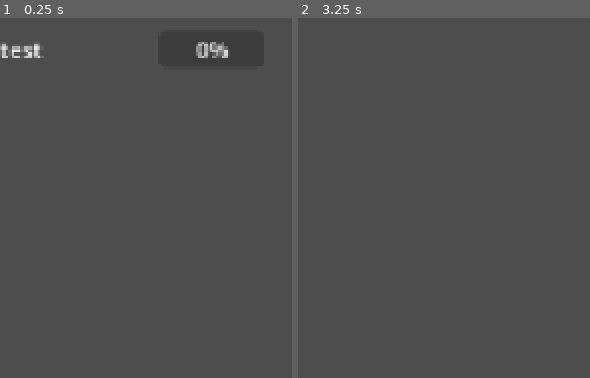
Above: before the commit, frames 1-2 (left to right).
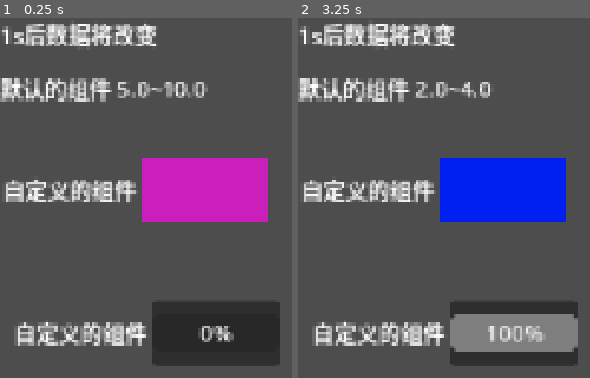
Above: after the commit, the same moments.

Repository: seven-it-work/godot-compoent
Game: Godot game, scene res://成长属性/test.tscn
Two runs of this game, one before a commit and one after it. Both use one fixed random seed, a clock stepped at 60 frames per second and the inputs below.
Inputs (mouse positions are in pixels of both pictures, inside the frame that each line leads up to):
- Up to frame 1 (0.25 s): no input
- Up to frame 2 (3.25 s): tap Enter at 0.5, 2 s; move the mouse to (outside the picture) at 0.52 s; tap Space at 1.25, 2.75 s; move the mouse to (outside the picture) at 1.27 s; move the mouse to (outside the picture) at 2.02 s; move the mouse to (outside the picture) at 2.77 s

The runs differ from the first frame. In frame 1, 25% of the frame differs, in the area x 0-96%, y 1-97%; in frame 2, 25%.
Error before the commit: Invalid access to property or key 'value' on a base object of type 'RefCounted (RandomGrowth)'. (res://成长属性/test.gd:29)

Commit message:
feat(成长属性): 实现自定义成长属性组件并重构基础组件
重构成长属性组件基类，添加自定义控件支持
新增自定义成长属性组件抽象类，允许扩展显示逻辑
更新测试场景展示多种自定义组件实现方式
重命名信号和方法使用英文命名规范

Diff:
--- a/godot-compoent/成长属性/test.gd
+++ b/godot-compoent/成长属性/test.gd
@@ -1,4 +1,6 @@
 extends Control
+
+var random_growth
 
 func _ready() -> void:
 	var base=BaseValue.GrowthValue.new({
@@ -7,7 +9,7 @@
 		"min_growth":1.0,
 		"max_growth":1.0,
 	})
-	base.属性变化.connect(func(key,value):
+	base.property_changed.connect(func(key,value):
 		print(key,value)
 		if key=="min_growth":
 			base.set_min_growth(1)
@@ -19,20 +21,24 @@
 
 	# 对randomValue进行测试
 	# 1. 测试RandomGrowth类的基本功能
-	var random_growth = BaseValue.RandomGrowth.new({
+	random_growth = BaseValue.RandomGrowth.new({
 		"growth_factor": 1.0,
 		"min_growth": 1.0,
 		"max_growth": 1.0,
 		"min_value": 5.0,
 		"max_value": 10.0
 	})
-	print(random_growth.value)
+	print(random_growth.get_value())
 
-	$"成长属性组件".growth=random_growth
+	$"成长属性组件".set_growth_property(random_growth)
+	$"自定义成长属性组件".set_growth_property(random_growth)
+	$"自定义成长属性组件2".set_growth_property(random_growth)
 
 
 func _on_timer_timeout() -> void:
-	print("开始清理")
+	print("开始改变数据")
 	#_test_temp.clear()
-	$"成长属性组件".queue_free()
+	#$"成长属性组件".queue_free()
+	random_growth.set_min_value(2)
+	random_growth.set_max_value(4)
 	pass # Replace with function body.
--- a/godot-compoent/成长属性/test.tscn
+++ b/godot-compoent/成长属性/test.tscn
@@ -1,7 +1,32 @@
-[gd_scene load_steps=3 format=3 uid="uid://ddx1410njo6s7"]
+[gd_scene load_steps=6 format=3 uid="uid://ddx1410njo6s7"]
 
 [ext_resource type="Script" uid="uid://j13y77r1dtf2" path="res://成长属性/test.gd" id="1_uncyp"]
 [ext_resource type="PackedScene" uid="uid://demwadgunawnc" path="res://成长属性/成长属性组件.tscn" id="2_hdpux"]
+[ext_resource type="PackedScene" uid="uid://sj4q24fgnwv6" path="res://成长属性/自定义成长属性组件.tscn" id="3_a8nk3"]
+
+[sub_resource type="GDScript" id="GDScript_a8nk3"]
+script/source = "extends CustomGrowthAttributeComponent.CustomGrowthComponent
+
+func render(growth:BaseValue.RandomGrowth):
+	if !growth:
+		return
+	if growth.get_value()<5:
+		self.color=Color(\"#001FF1\")
+	else:
+		self.color=Color(\"#CA1FBA\")
+	print(\"渲染\")
+	pass
+"
+
+[sub_resource type="GDScript" id="GDScript_4ijem"]
+script/source = "extends CustomGrowthAttributeComponent.CustomGrowthComponent
+
+func render(growth:BaseValue.RandomGrowth):
+	if growth:
+		var node=get_node(\"ProgressBar\") as ProgressBar
+		node.min_value=growth.get_min_value()
+		node.max_value=growth.get_max_value()
+"
 
 [node name="Test" type="Control"]
 layout_mode = 3
@@ -12,8 +37,49 @@
 grow_vertical = 2
 script = ExtResource("1_uncyp")
 
+[node name="Label" type="Label" parent="."]
+layout_mode = 0
+offset_right = 40.0
+offset_bottom = 23.0
+text = "1s后数据将改变"
+
 [node name="成长属性组件" parent="." instance=ExtResource("2_hdpux")]
 layout_mode = 0
+offset_top = 28.0
+offset_bottom = 74.0
+label = "默认的组件"
+
+[node name="自定义成长属性组件" parent="." node_paths=PackedStringArray("custom_value_control") instance=ExtResource("3_a8nk3")]
+layout_mode = 0
+offset_left = 2.0
+offset_top = 101.0
+offset_right = 193.0
+offset_bottom = 147.0
+custom_value_control = NodePath("ColorRect")
+label = "自定义的组件"
+
+[node name="ColorRect" type="ColorRect" parent="自定义成长属性组件"]
+layout_mode = 2
+size_flags_horizontal = 3
+script = SubResource("GDScript_a8nk3")
+
+[node name="自定义成长属性组件2" parent="." node_paths=PackedStringArray("custom_value_control") instance=ExtResource("3_a8nk3")]
+layout_mode = 0
+offset_left = 10.0
+offset_top = 204.0
+offset_right = 201.0
+offset_bottom = 250.0
+custom_value_control = NodePath("Control")
+label = "自定义的组件"
+
+[node name="Control" type="PanelContainer" parent="自定义成长属性组件2"]
+layout_mode = 2
+size_flags_horizontal = 3
+script = SubResource("GDScript_4ijem")
+
+[node name="ProgressBar" type="ProgressBar" parent="自定义成长属性组件2/Control"]
+layout_mode = 2
+size_flags_vertical = 4
 
 [node name="Timer" type="Timer" parent="."]
 wait_time = 3.0
--- a/godot-compoent/成长属性/基础成长.gd
+++ b/godot-compoent/成长属性/基础成长.gd
@@ -11,44 +11,50 @@
 	var _value: float: get = get_value, set = set_value
 
 	#region 通用方法-属性变化通知
-	signal 属性变化(key:String,new_value)
-	var _属性变化:bool=false
-	func _属性变化通知(key:String,new_value):
-		if _属性变化:
-			print("通知中")
+	## 属性变化信号
+	signal property_changed(key:String, new_value)
+	## 防止信号循环的标志
+	var _is_notifying:bool=false
+
+	## 发送属性变化通知
+	func notify_property_changed(key:String, new_value):
+		if _is_notifying:
 			return
 		else:
-			_属性变化=true
-			print("属性变化通知")
-			属性变化.emit(key,new_value)
-			print("属性变化通知 完成")
-			_属性变化=false
+			_is_notifying = true
+			property_changed.emit(key, new_value)
+			_is_notifying = false
 	#endregion
 
 	#region get/set方法
+	## 获取最小成长值
 	func get_min_growth() -> float:
 		return _min_growth
+	## 设置最小成长值
 	func set_min_growth(value: float):
 		_min_growth = value
-		_属性变化通知("min_growth",value)
-	## 每次成长的最大范围值
+		notify_property_changed("min_growth", value)
+	## 获取最大成长值
 	func get_max_growth() -> float:
 		return _max_growth
+	## 设置最大成长值
 	func set_max_growth(value: float):
 		_max_growth = value
-		_属性变化通知("max_growth",value)
-	## 成长因子
+		notify_property_changed("max_growth", value)
+	## 获取成长因子
 	func get_growth_factor() -> float:
 		return _growth_factor
+	## 设置成长因子
 	func set_growth_factor(value: float):
 		_growth_factor = value
-		_属性变化通知("growth_factor",value)
-	## 当前属性值
+		notify_property_changed("growth_factor", value)
+	## 获取当前属性值
 	func get_value() -> float:
 		return _value
+	## 设置当前属性值
 	func set_value(value: float):
 		_value = value
-		_属性变化通知("value",value)
+		notify_property_changed("value", value)
 	#endregion get/set方法
 
 	## 成长方法 - 向_value添加_min_growth到_max_growth之间的随机值
@@ -123,7 +129,7 @@
 	## 设置范围/随机最小值
 	func set_min_value(value: float):
 		_min_value = value
-		_属性变化通知("min_value", value)
+		notify_property_changed("min_value", value)
 
 	## 获取范围/随机最大值
 	func get_max_value() -> float:
@@ -131,7 +137,7 @@
 	## 设置范围/随机最大值
 	func set_max_value(value: float):
 		_max_value = value
-		_属性变化通知("max_value", value)
+		notify_property_changed("max_value", value)
 
 	## 获取是否同时成长value属性
 	func get_should_grow_value() -> bool:
@@ -139,7 +145,7 @@
 	## 设置是否同时成长value属性
 	func set_should_grow_value(value: bool):
 		_should_grow_value = value
-		_属性变化通知("should_grow_value", value)
+		notify_property_changed("should_grow_value", value)
 
 	## 获取是否只成长max_value属性
 	func get_should_only_grow_max_value() -> bool:
@@ -147,7 +153,7 @@
 	## 设置是否只成长max_value属性
 	func set_should_only_grow_max_value(value: bool):
 		_should_only_grow_max_value = value
-		_属性变化通知("should_only_grow_max_value", value)
+		notify_property_changed("should_only_grow_max_value", value)
 	#endregion
 
 	## 初始化方法
--- a/godot-compoent/成长属性/成长属性组件.gd
+++ b/godot-compoent/成长属性/成长属性组件.gd
@@ -1,27 +1,57 @@
 extends HBoxContainer
+class_name GrowthAttributeComponent
 
-@export var label:String
-var growth:BaseValue.GrowthValue=null:
-	set(new_v):
-		growth=new_v
-		if is_node_ready():
-			_渲染growth()
-		pass
+## 显示的标签文本
+@export var label:String: get=get_label, set=set_label
+## 成长属性对象
+var _growth_property:BaseValue.GrowthValue: get= get_growth_property, set = set_growth_property
 
-var _all_value:Array[Control]=[]
+#region get/set 方法
+## 获取标签文本
+func get_label()->String:
+	return label
+## 设置标签文本
+func set_label(new_value:String):
+	label=new_value
+	if is_node_ready():
+		$Label.text=label
+## 获取成长属性对象
+func get_growth_property()->BaseValue.GrowthValue:
+	return _growth_property
+## 设置成长属性对象
+func set_growth_property(new_value:BaseValue.GrowthValue):
+	_growth_property=new_value
+	if _growth_property:
+		_growth_property.property_changed.connect(func (_k,_v):
+			render_growth_property()
+		)
+	if is_node_ready():
+		render_growth_property()
+#endregion
 
+## 所有可显示的控件数组
+var _display_controls:Array[Control]=[]
+
+## 节点就绪时的初始化
 func _ready() -> void:
-	_all_value=[$ValueStr, $ProgressBar]
+	_display_controls=[$ValueStr, $ProgressBar]
+	$Label.text=label
 
-func _渲染growth():
-	for i in _all_value:
-		i.hide()
+## 渲染成长属性的显示内容
+func render_growth_property():
+	# 隐藏所有控件
+	for control in _display_controls:
+		control.hide()
+
+	var growth=get_growth_property()
 	if growth is BaseValue.RandomGrowth:
+		# 如果是随机值类型，显示范围文本
 		$ValueStr.show()
-		$ValueStr.text="%s~%s"%[growth._min_value,growth._max_value]
+		$ValueStr.text="%s~%s"%[growth.get_min_value(), growth.get_max_value()]
 	elif growth is BaseValue.RangeGrowth:
+		# 如果是范围值类型，显示进度条
 		$ProgressBar.show()
-		$ProgressBar.min_value=growth._min_value
-		$ProgressBar.max_value=growth._max_value
-		$ProgressBar.value=growth.value
+		$ProgressBar.min_value=growth.get_min_value()
+		$ProgressBar.max_value=growth.get_max_value()
+		$ProgressBar.value=growth.get_value()
 	pass
--- /dev/null
+++ b/godot-compoent/成长属性/自定义成长属性组件.gd
@@ -0,0 +1,37 @@
+extends GrowthAttributeComponent
+class_name CustomGrowthAttributeComponent
+
+## 自定义成长组件接口抽象类
+@abstract class CustomGrowthComponent extends Control:
+	## 渲染成长属性的抽象方法
+	@abstract func render(growth:BaseValue.RandomGrowth)
+	pass
+
+## 自定义值控件
+@export var custom_value_control:CustomGrowthComponent:get=get_custom_value_control,set=set_custom_value_control
+
+#region get set方法
+## 设置自定义值控件
+func set_custom_value_control(new_value):
+	custom_value_control=new_value
+	render_growth_property()
+	if is_node_ready():
+		# 确保控件被正确添加到当前节点
+		if custom_value_control.get_parent()!=self:
+			if custom_value_control.get_parent():
+				custom_value_control.reparent(self)
+			else:
+				add_child(custom_value_control)
+				move_child(custom_value_control,-1)
+
+## 获取自定义值控件
+func get_custom_value_control():
+	return custom_value_control
+#endregion
+
+## 重写渲染方法
+func render_growth_property():
+	# 如果有自定义控件，则调用其渲染方法
+	if custom_value_control:
+		custom_value_control.render(get_growth_property())
+	pass
--- /dev/null
+++ b/godot-compoent/成长属性/自定义成长属性组件.tscn
@@ -0,0 +1,13 @@
+[gd_scene load_steps=3 format=3 uid="uid://sj4q24fgnwv6"]
+
+[ext_resource type="PackedScene" uid="uid://demwadgunawnc" path="res://成长属性/成长属性组件.tscn" id="1_8rigc"]
+[ext_resource type="Script" uid="uid://da1iatv1ju043" path="res://成长属性/自定义成长属性组件.gd" id="2_l1lts"]
+
+[node name="自定义成长属性组件" instance=ExtResource("1_8rigc")]
+script = ExtResource("2_l1lts")
+
+[node name="ValueStr" parent="." index="1"]
+visible = false
+
+[node name="ProgressBar" parent="." index="2"]
+visible = false
Not shown: 1 places in godot-compoent/成长属性/成长属性组件.tscn that only renumber resources
Not shown, added: godot-compoent/成长属性/自定义成长属性组件.gd.uid
